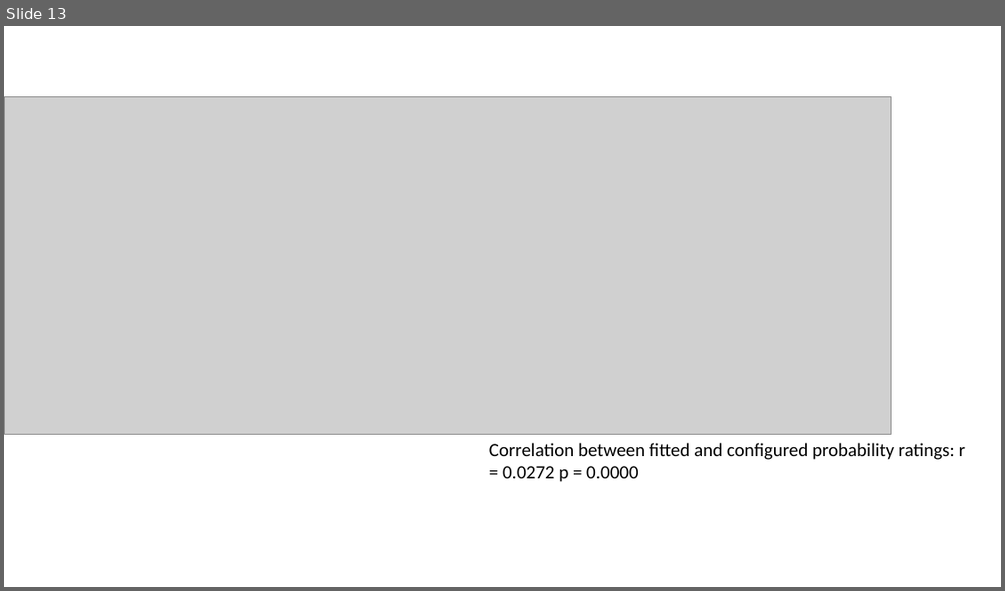
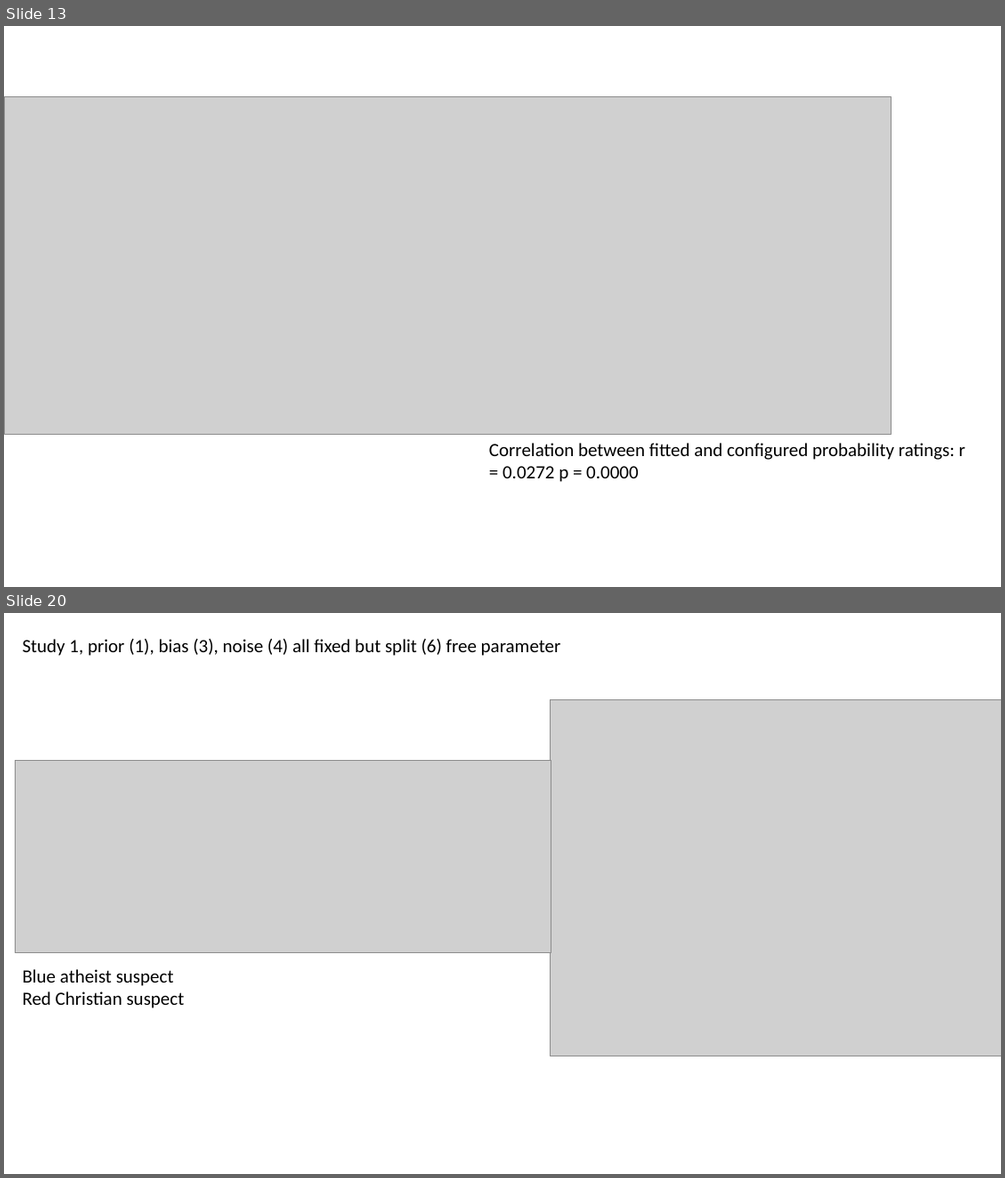
Before and after one commit to nicholasfurl/Forensic-beads-paper-1, a slide deck: forensic_beads_some_slides/forensic_beads.pptx. Shown one above the other, each under a label of ours: slide 13 before the commit, slides 13 and 20 after it; the slides between them are not shown. The pictures are 1005x591 and 1005x1178 pixels, drawn with LibreOffice and Linux fonts; fonts in the diff are those of the drawing; grey boxes stand for pictures. Boxes give left, top, right and bottom in pixels: in the first picture for what was removed or moved away, otherwise in the second. Text is boxed around its words. In the diff, an @@ line names an element or a change of style, - is before the commit and + after.

Commit message:
debugged / rewrote study 1 model fitting
forensic_beads_splitTerm_study1_simplify.m

```diff
--- a/forensic_beads_some_slides/forensic_beads.pptx
+++ b/forensic_beads_some_slides/forensic_beads.pptx
@@ slide 20 added at [4, 613, 1001, 1174], background #FFFFFF @@
@@ text added at [23, 639, 561, 656], 18 pt, text #000000 @@
+Study 1, prior (1), bias (3), noise (4) all fixed but split (6) free parameter
@@ picture added at [550, 699, 1001, 1056] @@
@@ picture added at [16, 761, 551, 952] @@
@@ text added at [23, 969, 185, 1008], 18 pt, text #000000 @@
+Blue atheist suspect
+Red Christian suspect
```
Also in this commit, not shown: 10 other slides added, 21 other files.
